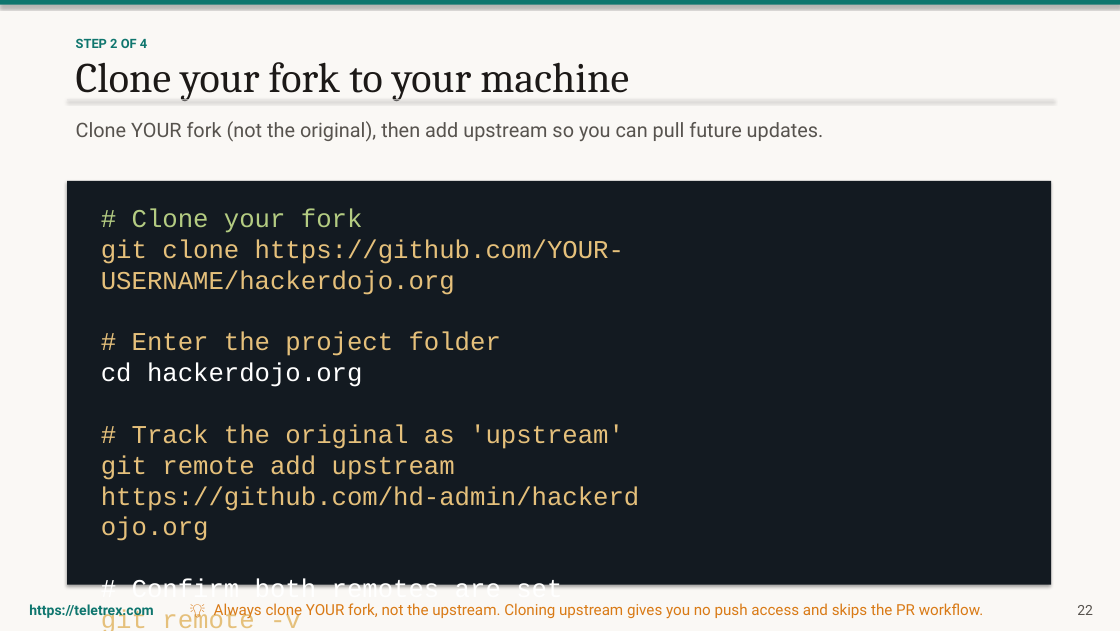
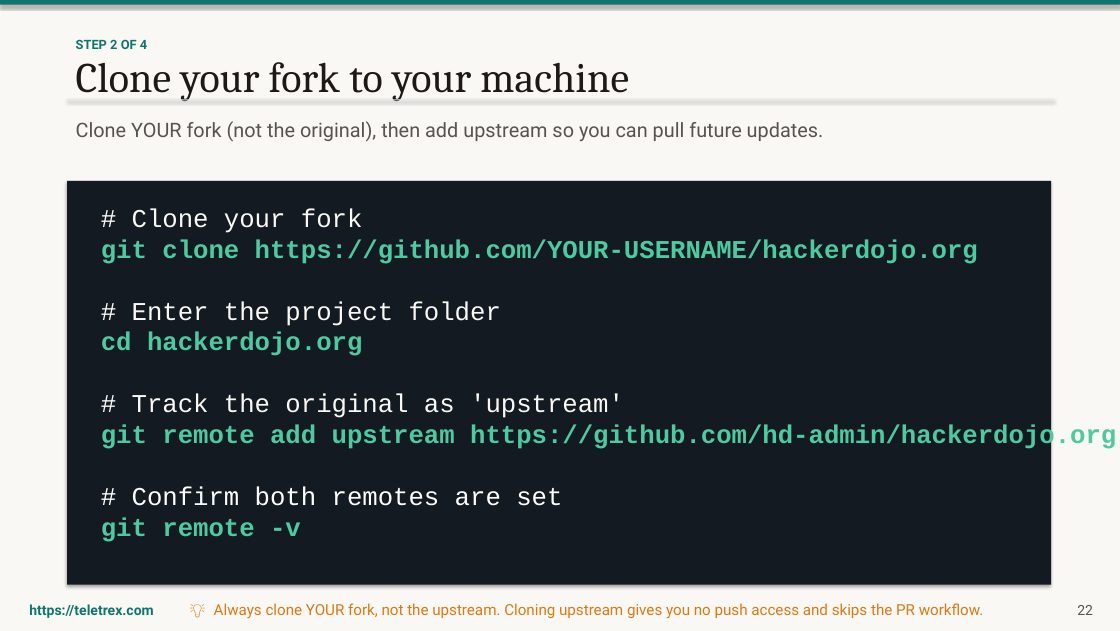
Before and after one commit to louisroehrs/github-pages-training, a slide deck: slide 23 of GitHub-Pages-Training.pptx. Drawn at 1120x631 pixels with LibreOffice and Linux fonts; fonts in the diff are those of the drawing. Boxes give left, top, right and bottom in pixels: in the first picture for what was removed or moved away, otherwise in the second. Text is boxed around its words. In the diff, an @@ line names an element or a change of style, - is before the commit and + after.

```diff
--- a/GitHub-Pages-Training.pptx
+++ b/GitHub-Pages-Training.pptx
@@ text at <box>101,208,1116,542</box>: text colour #B4CC82 to #FAF8F5 in "# Clone your fork"; text colour #E5C07B to #4EC9A0 in "git clone https://github.com/YOUR-USERNAME/hackerdojo.org", "git remote add upstream https://github.com/hd-admin/hackerdo ...", "git remote -v"; bold on in "git clone https://github.com/YOUR-USERNAME/hackerdojo.org", "cd hackerdojo.org", "git remote add upstream https://github.com/hd-admin/hackerdo ...", "git remote -v"; text colour #E5C07B to #FAF8F5 in "# Enter the project folder", "# Track the original as 'upstream'"; text colour #FFFFFF to #4EC9A0 in "cd hackerdojo.org" @@
```
Also in this commit, not shown: 7 other slides changed, 2 slides added, 3 other files.
